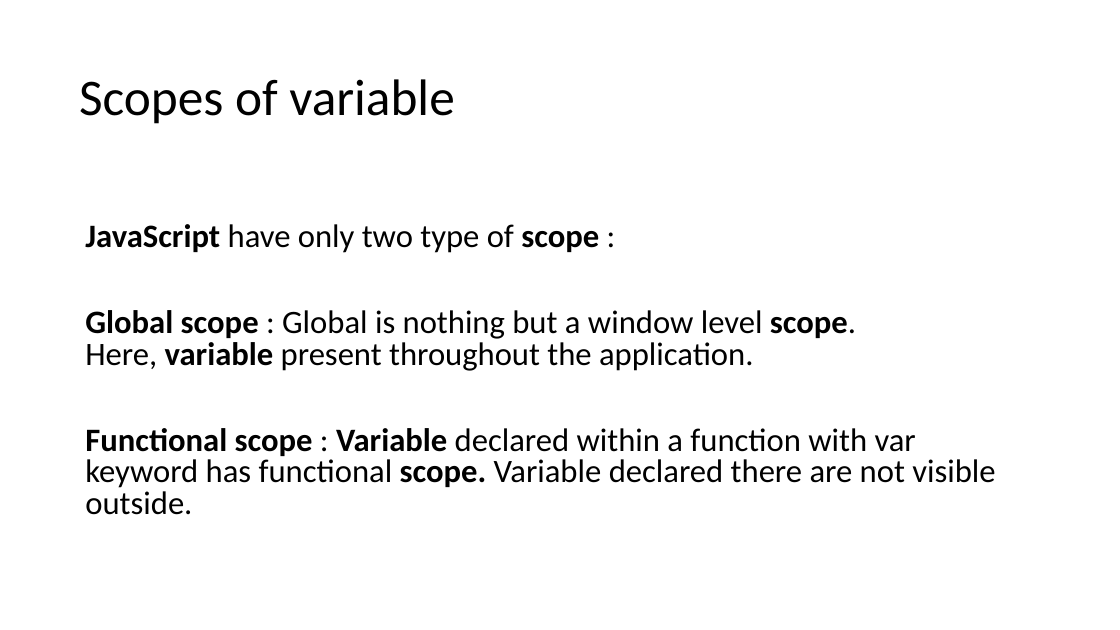
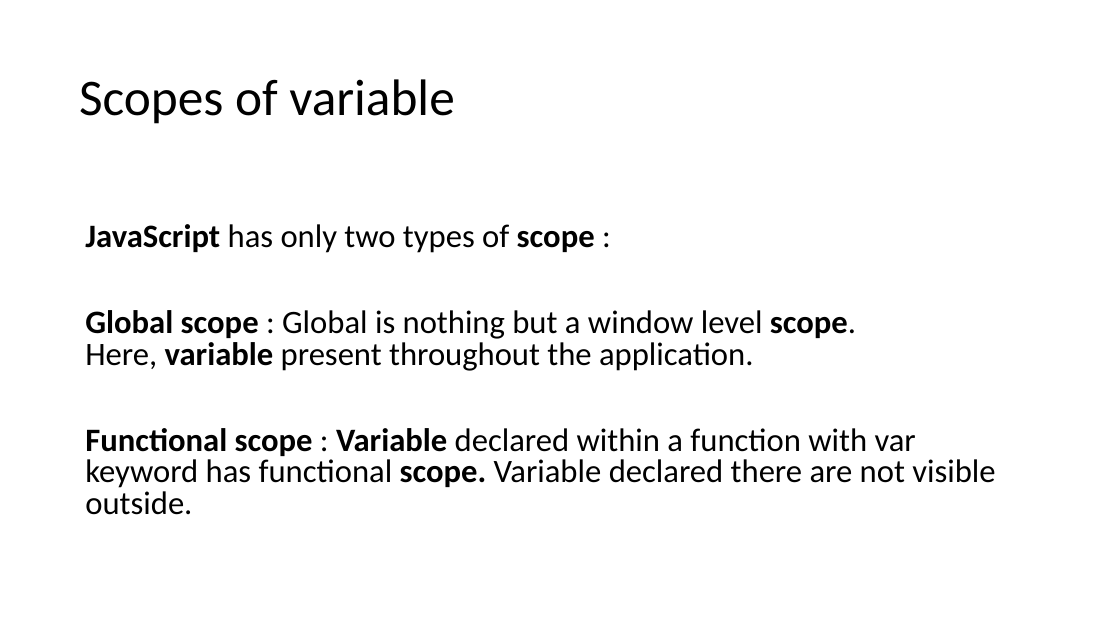
Before and after one commit to dankrz/JsTraining, a slide deck: slide 5 of JsTraining-presentation/JS Training.pptx. Drawn at 1120x630 pixels with LibreOffice and Linux fonts; fonts in the diff are those of the drawing. Boxes give left, top, right and bottom in pixels: in the first picture for what was removed or moved away, otherwise in the second. Text is boxed around its words. In the diff, an @@ line names an element or a change of style, - is before the commit and + after.

```diff
--- a/JsTraining-presentation/JS Training.pptx
+++ b/JsTraining-presentation/JS Training.pptx
@@ text at [85,224,595,253]: text changed @@
-JavaScript have only two type of scope :
+JavaScript has only two types of scope :
```
Also in this commit, not shown: 11 other slides changed, 8 slides added, 2 slides removed, 13 other files.
